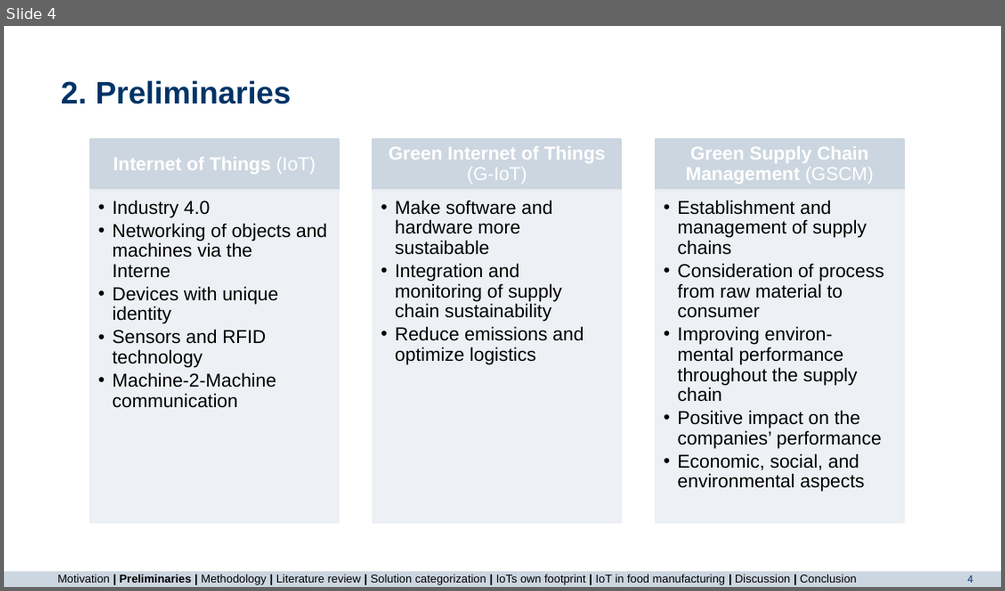
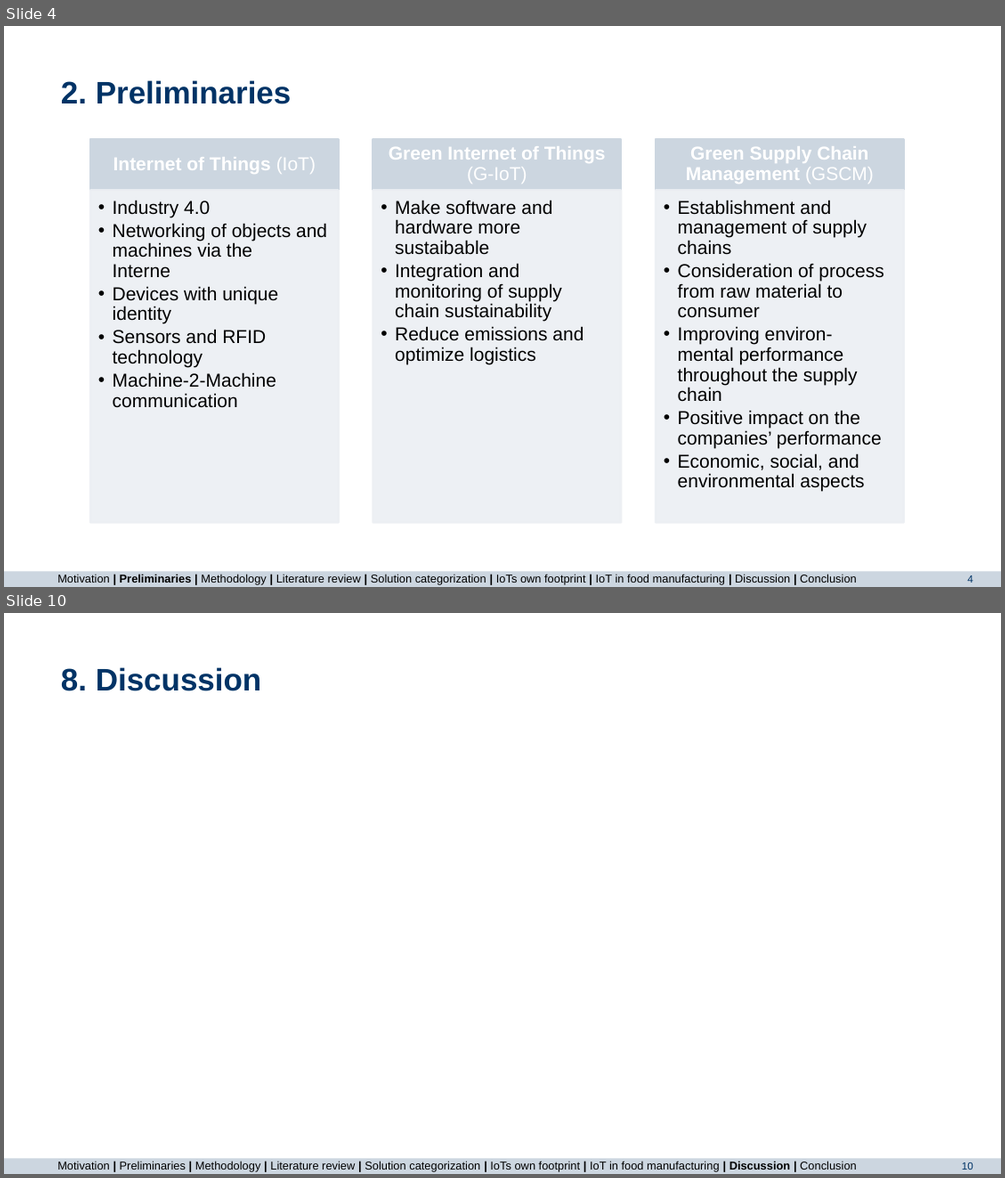
Before and after one commit to majuritz/internet-of-things-seminar, a slide deck: IoT final presentation.pptx. Shown one above the other, each under a label of ours: slide 4 before the commit, slides 4 and 10 after it; the slides between them are not shown. The pictures are 1005x591 and 1005x1178 pixels, drawn with LibreOffice and Linux fonts; fonts in the diff are those of the drawing; background and template pictures are left out. Boxes give left, top, right and bottom in pixels: in the first picture for what was removed or moved away, otherwise in the second. Text is boxed around its words. In the diff, an @@ line names an element or a change of style, - is before the commit and + after.

```diff
--- a/IoT final presentation.pptx
+++ b/IoT final presentation.pptx
@@ slide 10 added at box(4, 613, 1001, 1174), background #FFFFFF; not listed: 2 template elements that a slide beside it also shows @@
@@ title added at box(61, 667, 262, 691), 30 pt, text #003366, bold @@
+8. Discussion
@@ text added at box(57, 1160, 857, 1172), 11 pt, text #000000 @@
+Motivation | Preliminaries | Methodology | Literature review | Solution categorization | IoTs own footprint | IoT in food manufacturing | Discussion | Conclusion
```
Also in this commit, not shown: 3 slides changed, 4 other slides added, 1 other file.
